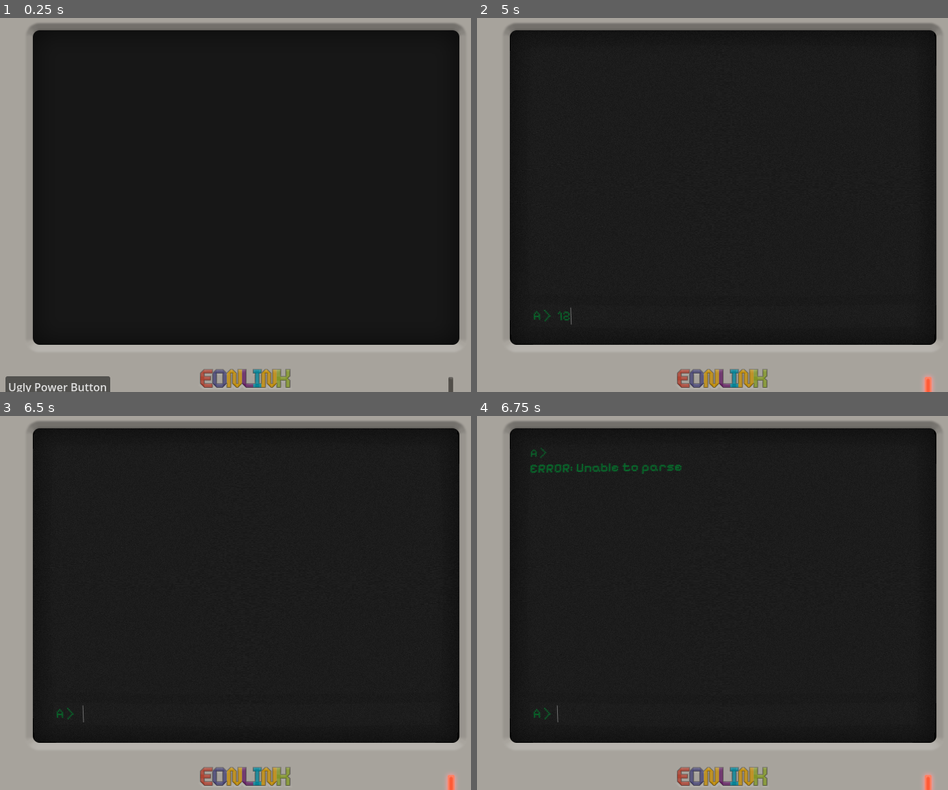
Above: before the commit, frames 1-4 (two rows, left to right).
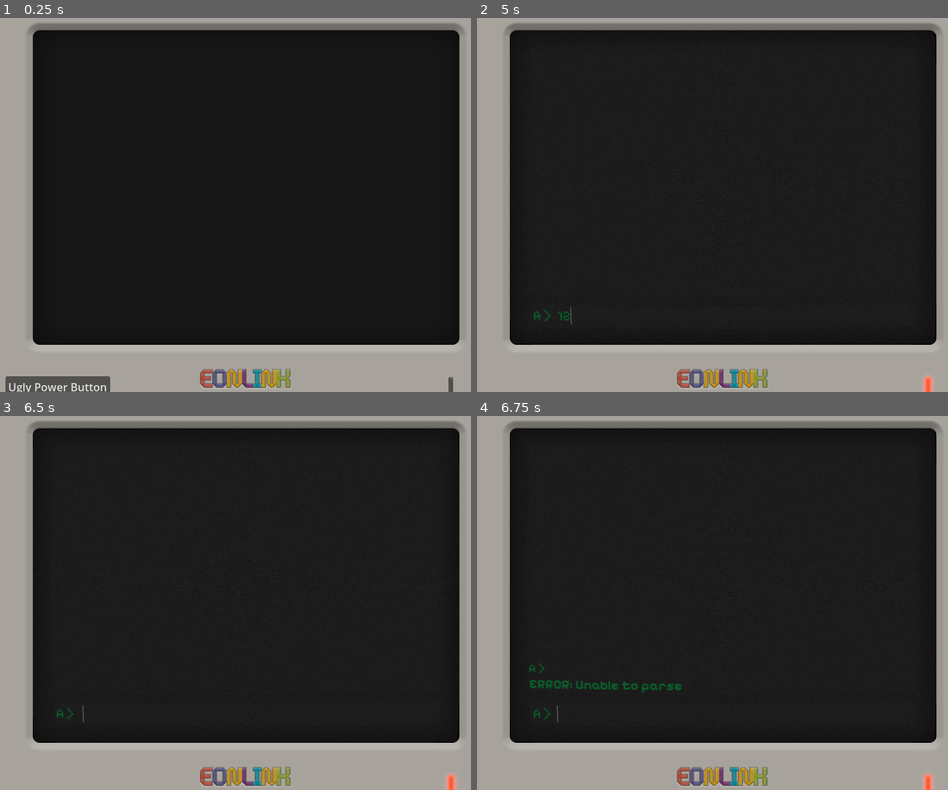
Above: after the commit, the same moments.

Repository: the-archbishop/temporal_ties
Game: Godot game, scene res://Assets/Scenes/intro.tscn
Two runs of this game, one before a commit and one after it. Both use one fixed random seed, a clock stepped at 60 frames per second and the inputs below.
Inputs (mouse positions are in pixels of both pictures, inside the frame that each line leads up to):
- Up to frame 1 (0.25 s): no input
- Up to frame 2 (5 s): click "Ugly Power Button" at 0.5 s; click "Ugly Power Button" at 1.25 s; click "Ugly Power Button" at 2 s; tap Enter at 2.75 s; tap Space at 3.5 s; click (736, 317) at 4.27 s; type "12" at 4.35 s
- Up to frame 3 (6.5 s): tap Enter at 5 s; tap Space at 5.75 s
- Up to frame 4 (6.75 s): tap Enter at 6.5 s

Frames 1-3 are identical in both runs. In frame 4, 0.8% of the frame differs, in the area x 11-44%, y 8-74%.
Error in both runs: Invalid type in function 'set_text' in base 'VBoxContainer (InputResponse.gd)'. Cannot convert argument 2 from Nil to String. (res://Assets/Scripts/Main.gd:19)

Commit message:
messages scroll up from bottom now

Diff:
--- a/Assets/Scenes/input_response.tscn
+++ b/Assets/Scenes/input_response.tscn
@@ -6,6 +6,7 @@
 
 [node name="InputResponse" type="VBoxContainer"]
 theme_override_constants/separation = -1
+alignment = 2
 script = ExtResource("1_5ekvu")
 
 [node name="InputHistory" type="Label" parent="."]
@@ -14,6 +15,7 @@
 theme_override_fonts/font = ExtResource("1_kesu4")
 theme_override_font_sizes/font_size = 18
 text = " A > This is what the user typed"
+vertical_alignment = 2
 
 [node name="Response" type="Label" parent="."]
 layout_mode = 2
@@ -21,3 +23,4 @@
 theme_override_fonts/font = ExtResource("2_j5awx")
 theme_override_font_sizes/font_size = 20
 text = " This is what the game will give back"
+vertical_alignment = 2
--- a/Assets/Scenes/main.tscn
+++ b/Assets/Scenes/main.tscn
@@ -83,6 +83,7 @@
 theme_override_constants/separation = 15
 
 [node name="GameInformation" type="PanelContainer" parent="GameContainer/MarginContainer/Rows"]
+layout_direction = 1
 layout_mode = 2
 size_flags_vertical = 3
 theme_override_styles/panel = SubResource("StyleBoxFlat_vkbrn")
@@ -96,7 +97,9 @@
 
 [node name="HistoryRows" type="VBoxContainer" parent="GameContainer/MarginContainer/Rows/GameInformation/Scroll"]
 layout_mode = 2
+size_flags_vertical = 3
 theme_override_constants/separation = 15
+alignment = 2
 
 [node name="InputArea" type="PanelContainer" parent="GameContainer/MarginContainer/Rows"]
 custom_minimum_size = Vector2(0, 30)
--- a/Assets/Scripts/Main.gd
+++ b/Assets/Scripts/Main.gd
@@ -17,6 +17,7 @@
 	var input_response = InputResponse.instantiate()
 	var response = command_processor.process_command(user_input)
 	input_response.set_text(user_input, response)
+
 	history_rows.add_child(input_response)
 
 	del_history_beyond_max()
